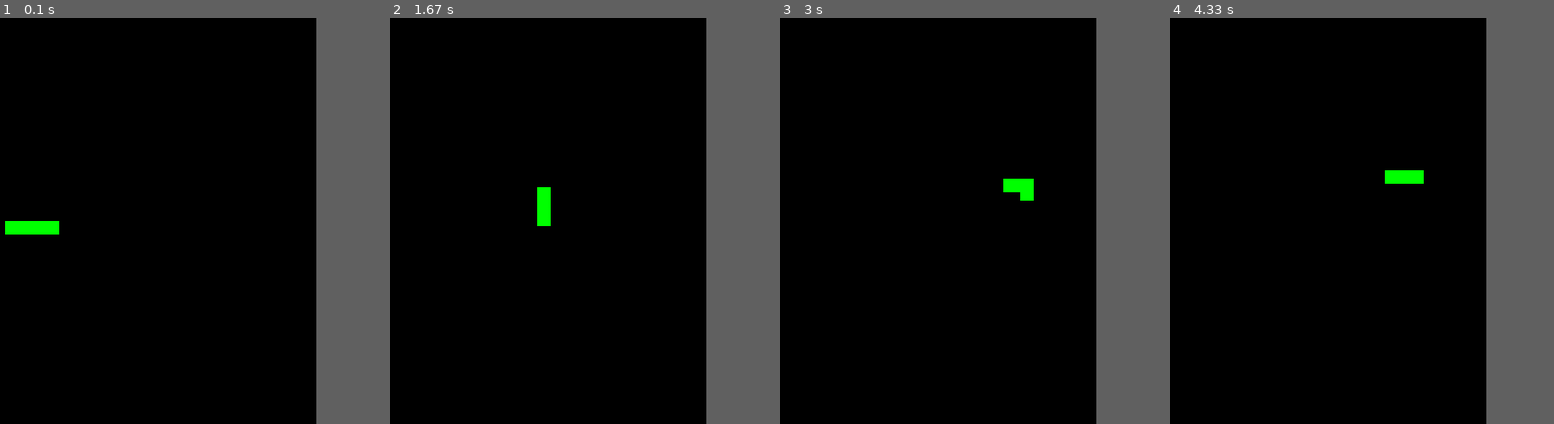
Above: before the commit, frames 1-4 (left to right).
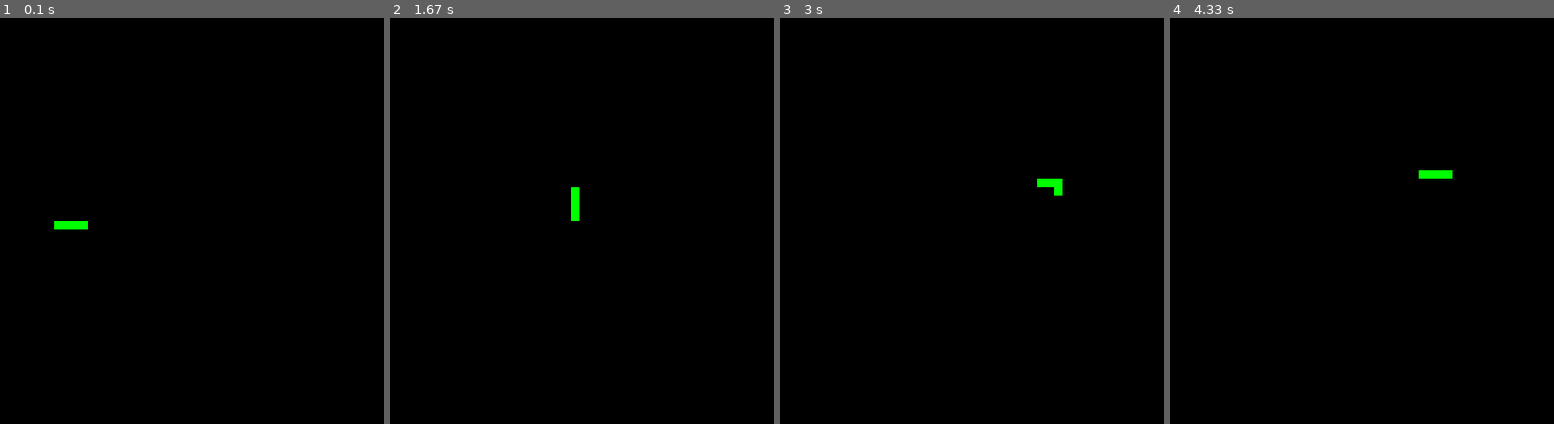
Above: after the commit, the same moments.

Repository: RyanK399/pygame
Game: pygame game, started from snake_game.py
Same seed, same stepped clock (60 frames per second), same inputs: the game is played once before the commit and once after it.
Inputs:
- Up to frame 1 (0.1 s): no input
- Up to frame 2 (1.67 s): tap Enter at 0.33 s; hold Right 0.67-1.13 s; hold Up 1.17-1.63 s
- Up to frame 3 (3 s): hold Right 1.67-2.13 s; hold Left 2.17-2.7 s; hold Down from 2.73 s (still down)
- Up to frame 4 (4.33 s): release Down at 3.03 s; hold Left 3.07-3.47 s; hold Up 3.5-3.87 s; hold Right from 3.9 s (still down)
The window is 640x480 before the commit and 720x480 after it. Grey fills any space a smaller window leaves; there, only what the larger window draws over its background counts as a difference.

The runs differ from the first frame. In frame 1, 0.6% of the frame differs, in the area x 1-23%, y 50-54%; in frame 2, 0.5%; in frame 3, 0.5%; in frame 4, 0.5%.

Commit message:
Update snake_game.py

Diff:
--- a/snake_game.py
+++ b/snake_game.py
@@ -1,60 +1,72 @@
+
+
 import pygame
-import time
 
-# colors
+
+#Define colours
 black = 0, 0, 0
 green = 0, 255, 0
 red = 255, 0, 0
 
+
+#Initial screen stuff
 pygame.init()
-width, height = 640, 480
-pygame.display.set_caption("Smnake")
+width, height = 720, 480
+pygame.display.set_caption('ICS3U/C1 Snake Game')
 screen = pygame.display.set_mode((width, height))
 
-# snake info
-snake_pos = [320, 240]
-snake_spd = 10
-snake_dir = 'RIGHT'
-snake_body = [[320, 240],
-              [304, 240],
-              [288, 240],
-              [272, 240]
-              ]
+
+#Snake Information
+snake_position = [360, 240]
+snake_speed = 10
+direction = 'RIGHT'
+snake_body = [[360,240],[350,240],[340,240],[330,240]]
+
 
 running = True
 while running:
-    screen.fill(black)
     for event in pygame.event.get():
         if event.type == pygame.QUIT:
             running = False
         if event.type == pygame.KEYDOWN:
-            if event.key == pygame.K_UP and snake_dir != 'DOWN':
-                snake_dir = 'UP'
-            if event.key == pygame.K_DOWN and snake_dir != 'UP':
-                snake_dir = 'DOWN'
-            if event.key == pygame.K_LEFT and snake_dir != 'RIGHT':
-                snake_dir = 'LEFT'
-            if event.key == pygame.K_RIGHT and snake_dir != 'LEFT':
-                snake_dir = 'RIGHT'
+            if event.key == pygame.K_UP and direction != 'DOWN':
+                direction = 'UP'
+            if event.key == pygame.K_DOWN and direction != 'UP':
+                direction = 'DOWN'
+            if event.key == pygame.K_LEFT and direction != 'RIGHT':
+                direction = 'LEFT'
+            if event.key == pygame.K_RIGHT and direction != 'LEFT':
+                direction = 'RIGHT'
 
+
+    screen.fill(black) #Fill in the screen
+
+
+    #Set the snake on the screen
     for pos in snake_body:
-        pygame.draw.rect(screen, green, pygame.Rect(pos[0], pos[1], 16, 16))
+        pygame.draw.rect(screen, green, pygame.Rect(pos[0], pos[1], 10, 10))
 
-    if snake_dir == 'UP':
-        snake_pos[1] -= snake_spd
-    if snake_dir == 'DOWN':
-        snake_pos[1] += snake_spd
-    if snake_dir == 'RIGHT':
-        snake_pos[0] += snake_spd
-    if snake_dir == 'LEFT':
-        snake_pos[0] -= snake_spd
+    #Moving the snake
+    if direction == 'RIGHT':
+        snake_position[0] += 10
+    if direction == 'LEFT':
+        snake_position[0] -= 10
+    if direction == 'UP':
+        snake_position[1] -= 10
+    if direction == 'DOWN':
+        snake_position[1] += 10
 
-    snake_body.insert(0, list(snake_pos))
+
+    snake_body.insert(0, list(snake_position))
     snake_body.pop()
+
 
     pygame.display.flip()
 
+
+    #Create a clock
     clock = pygame.time.Clock()
-    clock.tick(snake_spd)
+    clock.tick(snake_speed)
+
 
 pygame.quit()
